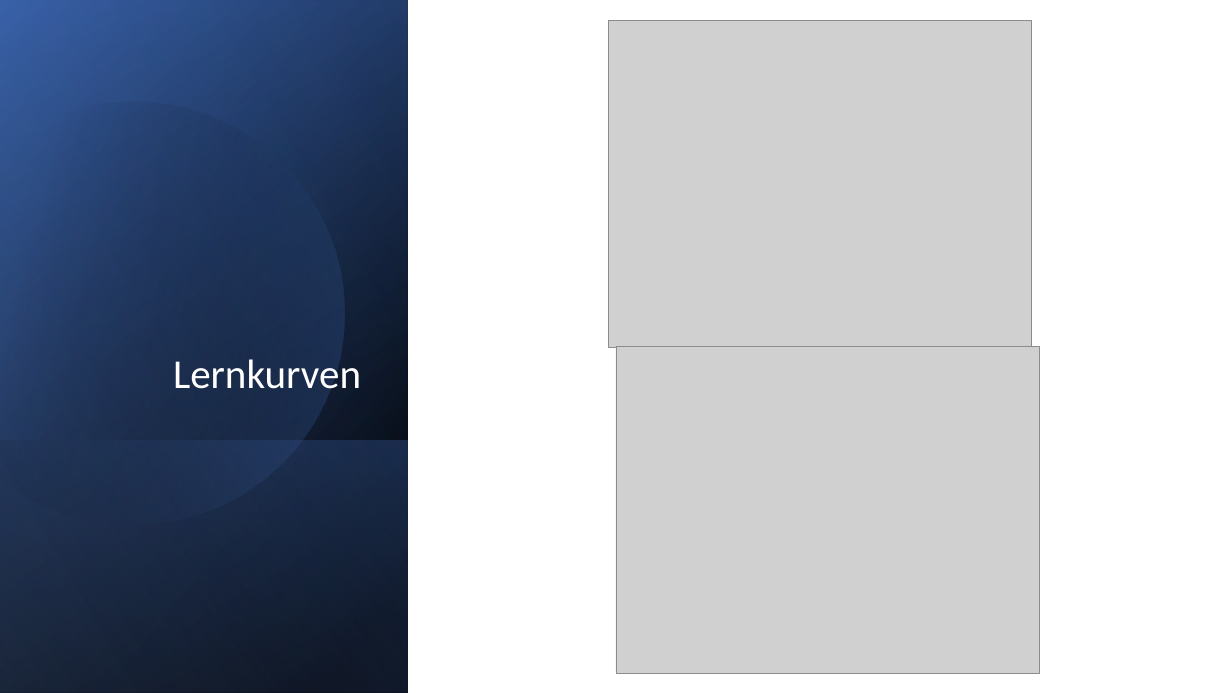
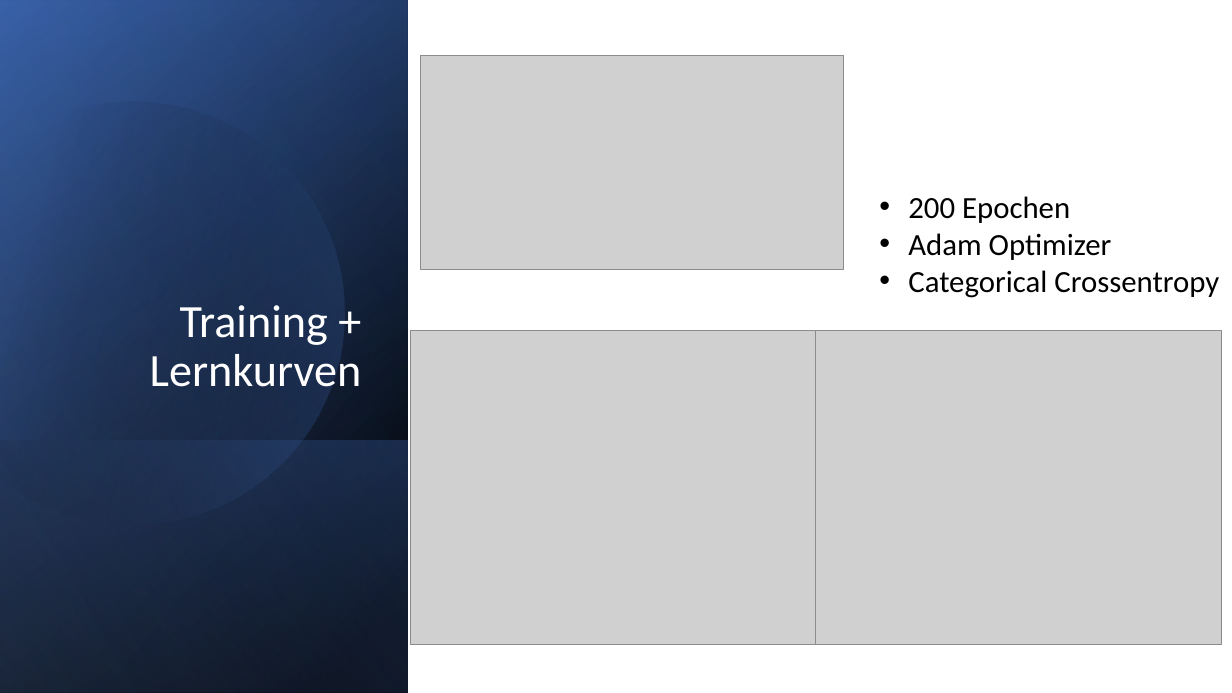
Before and after one commit to techsupport-noah/ML-Projekt, a slide deck: slide 11 of Chatbot.pptx. Drawn at 1232x693 pixels with LibreOffice and Linux fonts; fonts in the diff are those of the drawing; grey boxes stand for pictures. Boxes give left, top, right and bottom in pixels: in the first picture for what was removed or moved away, otherwise in the second. Text is boxed around its words. In the diff, an @@ line names an element or a change of style, - is before the commit and + after.

```diff
--- a/Chatbot.pptx
+++ b/Chatbot.pptx
@@ picture added at bbox=[421, 55, 844, 270] @@
@@ text added at bbox=[908, 196, 1219, 298], 24 pt, text #000000 @@
+• 200 Epochen
+• Adam Optimizer
+• Categorical Crossentropy
@@ title at bbox=[150, 305, 362, 387]: text changed; size 32 to 36 pt @@
-Lernkurven
+Training +
+Lernkurven
@@ picture: place and size @@
-picture at bbox=[608, 20, 1031, 348]
+picture at bbox=[411, 330, 817, 644]
@@ picture: place and size @@
-picture at bbox=[616, 347, 1040, 674]
+picture at bbox=[816, 330, 1222, 644]
```
Also in this commit, not shown: 6 other slides changed.
